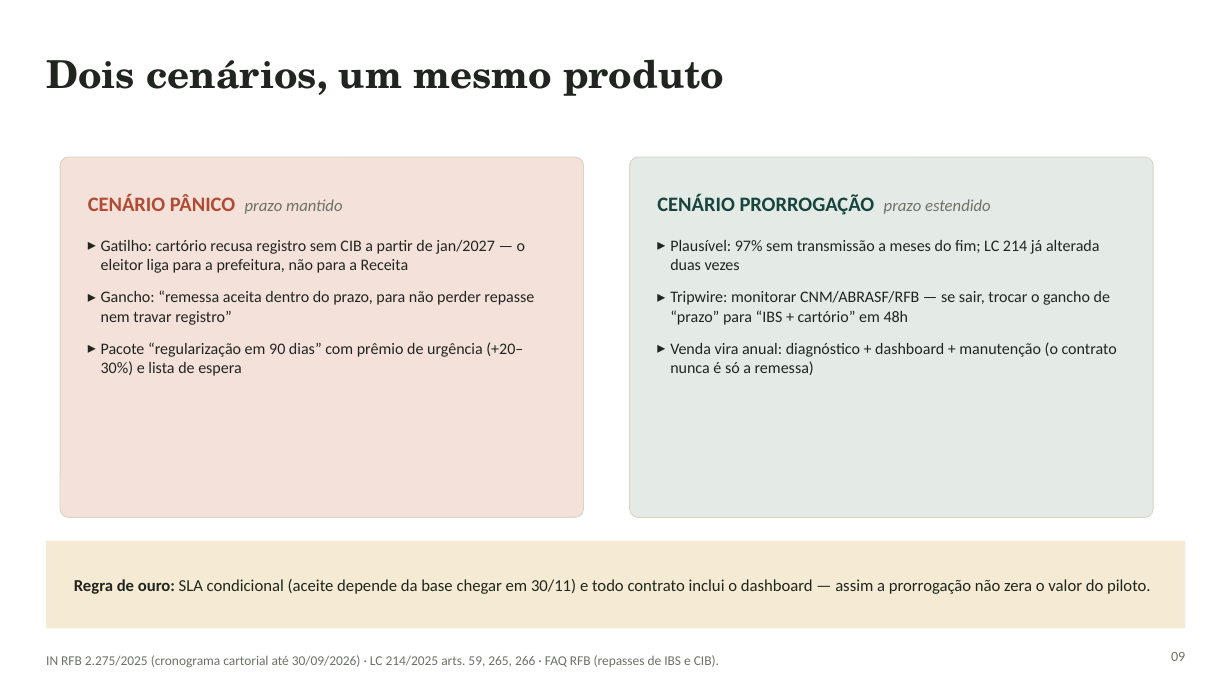
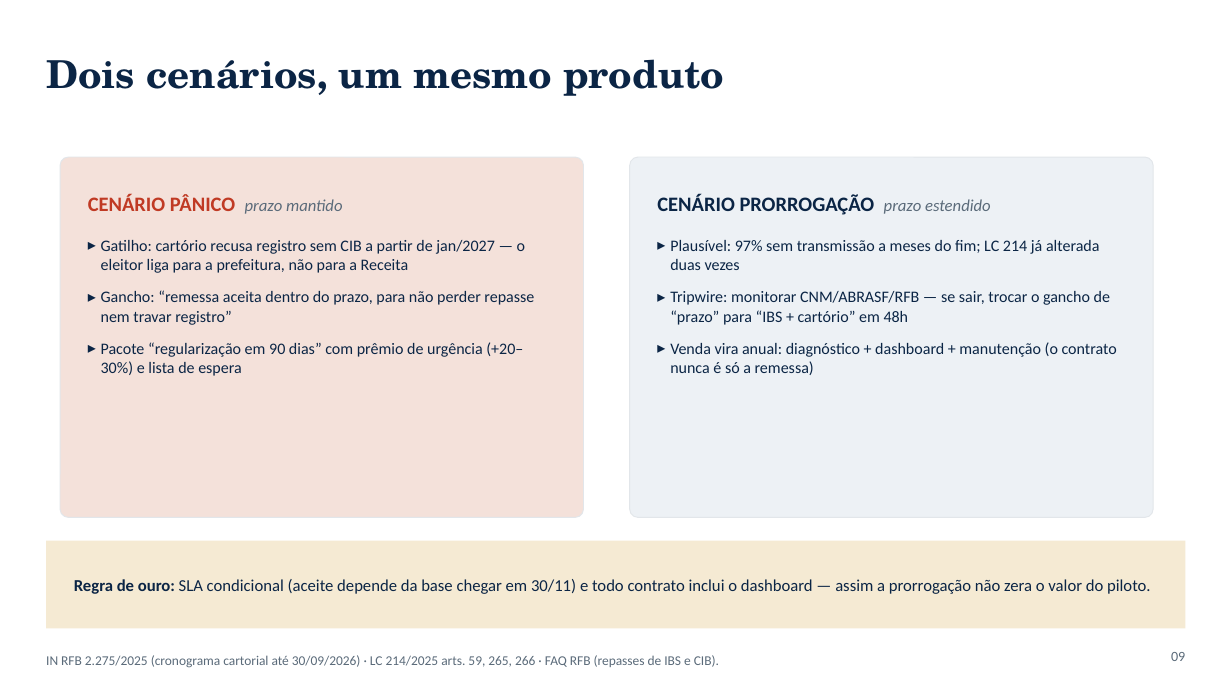
Before and after one commit to lailson/vertical_data, a slide deck: slide 9 of apresentacao/apresentacao-planejamento-painel-territorial.pptx. Drawn at 1232x693 pixels with LibreOffice and Linux fonts; fonts in the diff are those of the drawing. Boxes give left, top, right and bottom in pixels: in the first picture for what was removed or moved away, otherwise in the second. Text is boxed around its words. In the diff, an @@ line names an element or a change of style, - is before the commit and + after.

Commit message:
Migrar para vertical-data.pages.dev e levar o deck para a marca
Cloudflare Pages não renomeia projeto — a URL sai do nome, então foi criado
`vertical-data` e publicado nele. O antigo `painel-cerurb` segue no ar, com
senha; aposentá-lo é decisão à parte, porque o link já foi compartilhado.

Projeto novo não herda variável: o middleware responde 503 até que
PAINEL_USUARIO/PAINEL_SENHA existam no projeto. Falha na direção certa, e o
script agora diz o que fazer.

Deck:
- dash_hero.png e dash_scatter.png recapturados na marca, mesmas dimensões
  (1440x1330 e 1440x620), pelo Chrome headless em 1x e 3x
- paleta de identidade remapeada (verde quente -> navy/teal); o ocre ficou,
  porque é semântico nos slides e trocá-lo às cegas mexeria em contraste
- selo da capa: T -> VD
- Georgia continua: Inter não existe na máquina de quem abre o .pptx e cairia
  num fallback arbitrário. A fonte da marca vale onde ela é garantida — na web

```diff
--- a/apresentacao/apresentacao-planejamento-painel-territorial.pptx
+++ b/apresentacao/apresentacao-planejamento-painel-territorial.pptx
@@ rounded rectangle at (x1=60, y1=157, x2=584, y2=518): outline #D9D4C4 0.75 pt to #E2E6EA 0.75 pt @@
@@ rounded rectangle at (x1=630, y1=157, x2=1154, y2=518): fill #E4EBE7 to #EDF1F5; outline #D9D4C4 0.75 pt to #E2E6EA 0.75 pt @@
@@ text "CENÁRIO PÂNICO prazo mantido" at (x1=88, y1=194, x2=343, y2=214): text colour #B14B34 to #C03A24 in "CENÁRIO PÂNICO"; text colour #6E7266 to #5B6B7A in "prazo mantido" @@
@@ text "CENÁRIO PRORROGAÇÃO prazo estendido" at (x1=657, y1=194, x2=991, y2=215): text colour #17453D to #0B2545 in "CENÁRIO PRORROGAÇÃO"; text colour #6E7266 to #5B6B7A in "prazo estendido" @@
@@ text colour #20261F to #0B2545 in 4 elements at (x1=46, y1=59, x2=724, y2=96), (x1=101, y1=240, x2=534, y2=376), (x1=670, y1=240, x2=1117, y2=375), (x1=74, y1=579, x2=1151, y2=594) @@
@@ text "IN RFB 2.275/2025 (cronograma cartorial ..." at (x1=46, y1=655, x2=719, y2=668): text colour #6E7266 to #5B6B7A @@
@@ text "09" at (x1=1171, y1=652, x2=1185, y2=661): text colour #6E7266 to #5B6B7A @@
```
Also in this commit, not shown: 10 other slides changed, 6 other files.
